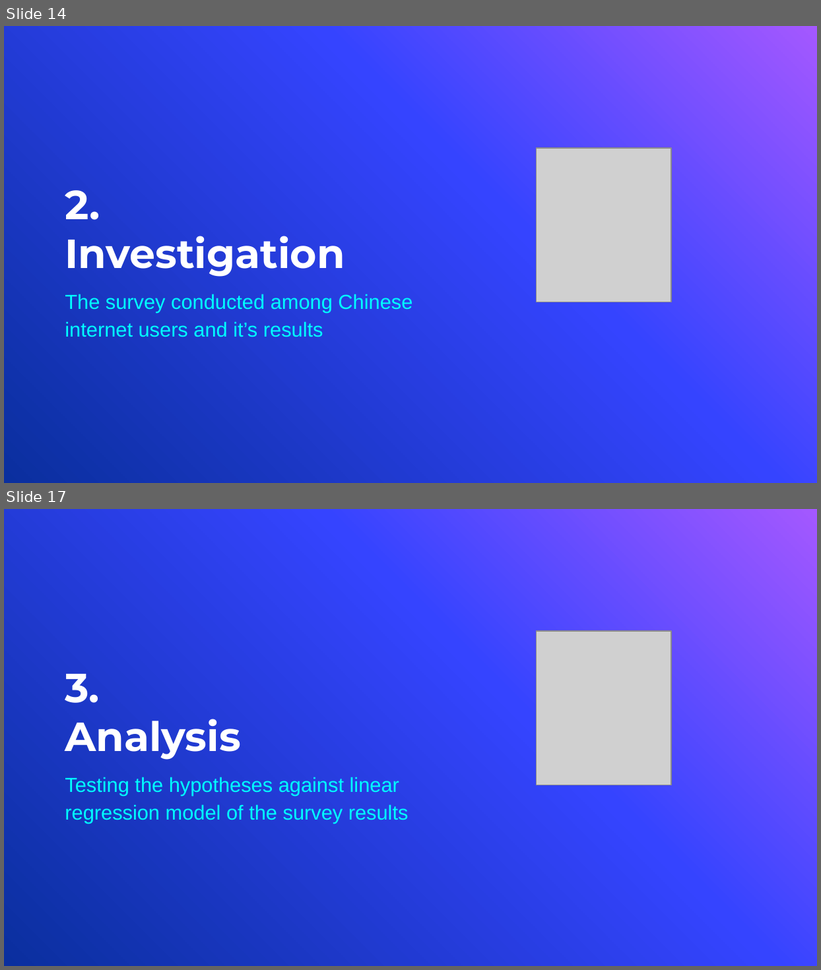
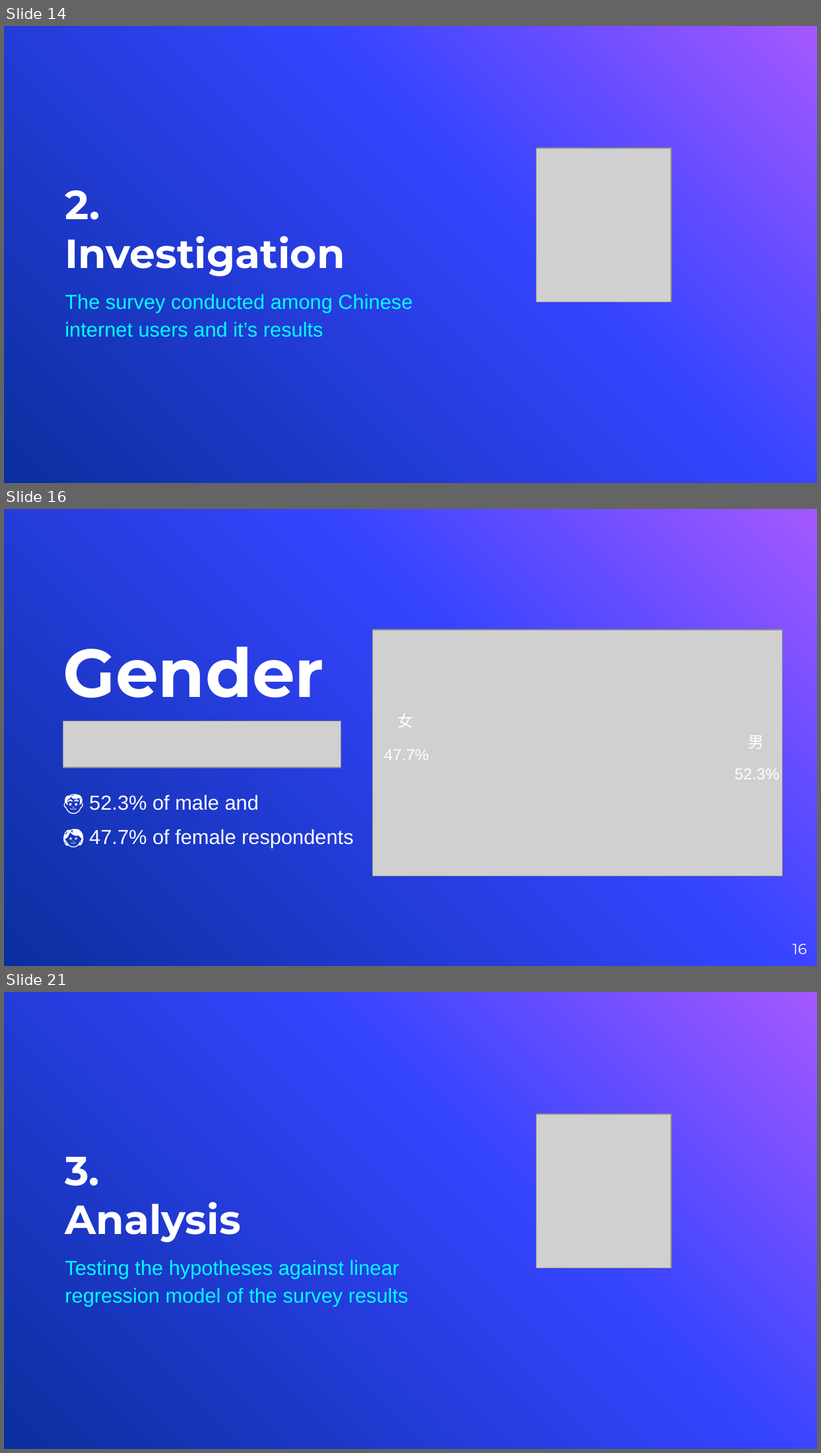
Before and after one commit to vyacheslav-polyakov/thesis, a slide deck: !Defense Slides.pptx. Shown one above the other, each under a label of ours: slides 14 and 17 before the commit, slides 14, 16 and 21 after it; the slides between them are not shown. The pictures are 821x970 and 821x1453 pixels, drawn with LibreOffice and Linux fonts; fonts in the diff are those of the drawing; grey boxes stand for pictures; background and template pictures are left out. Boxes give left, top, right and bottom in pixels: in the first picture for what was removed or moved away, otherwise in the second. Text is boxed around its words. In the diff, an @@ line names an element or a change of style, - is before the commit and + after.

```diff
--- a/!Defense Slides.pptx
+++ b/!Defense Slides.pptx
@@ slide 16 added at <box>4,509,817,966</box>, background gradient #A458FF to #3544FF to #0A2F9E @@
@@ title added at <box>63,646,324,698</box>, 60 pt, text #FFFFFF, bold @@
+Gender
@@ picture added at <box>372,630,782,877</box> @@
@@ picture added at <box>63,722,341,768</box> @@
@@ text added at <box>398,714,414,727</box>, 14 pt, text #FFFFFF @@
+女
@@ text added at <box>748,736,764,749</box>, 14 pt, text #FFFFFF @@
+男
@@ text added at <box>384,750,429,760</box>, 14 pt, text #FFFFFF @@
+47.7%
@@ text added at <box>735,769,780,780</box>, 14 pt, text #FFFFFF @@
+52.3%
@@ subtitle added at <box>89,795,353,848</box>, 18 pt, text #FFFFFF @@
+👨 52.3% of male and
+👩 47.7% of female respondents
@@ page number added at <box>793,944,807,955</box>, 13 pt, text #FFFFFF @@
+16
@@ what was slide 17 is now slide 21 @@
```
Also in this commit, not shown: 6 slides changed, 4 other slides added, 1 slide removed, 10 other files.
